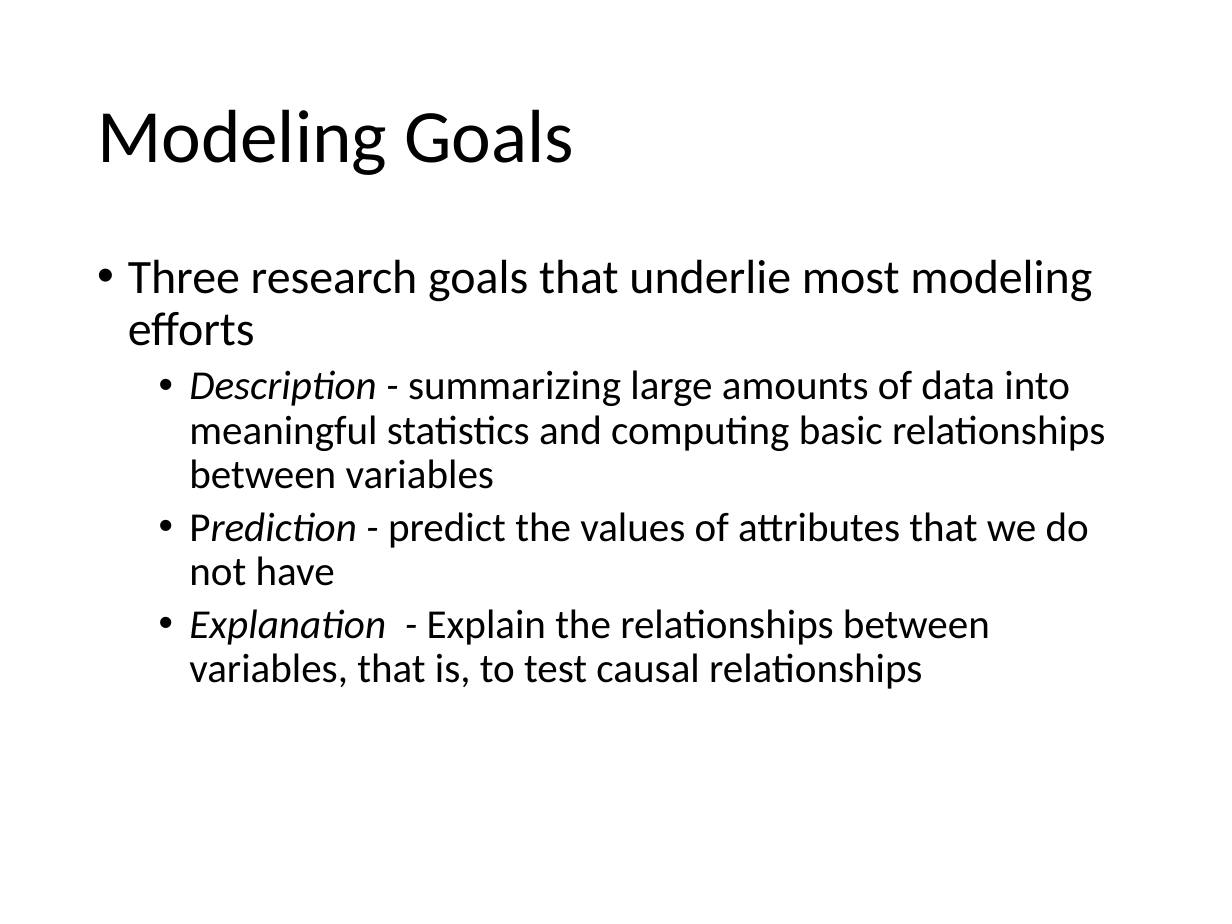
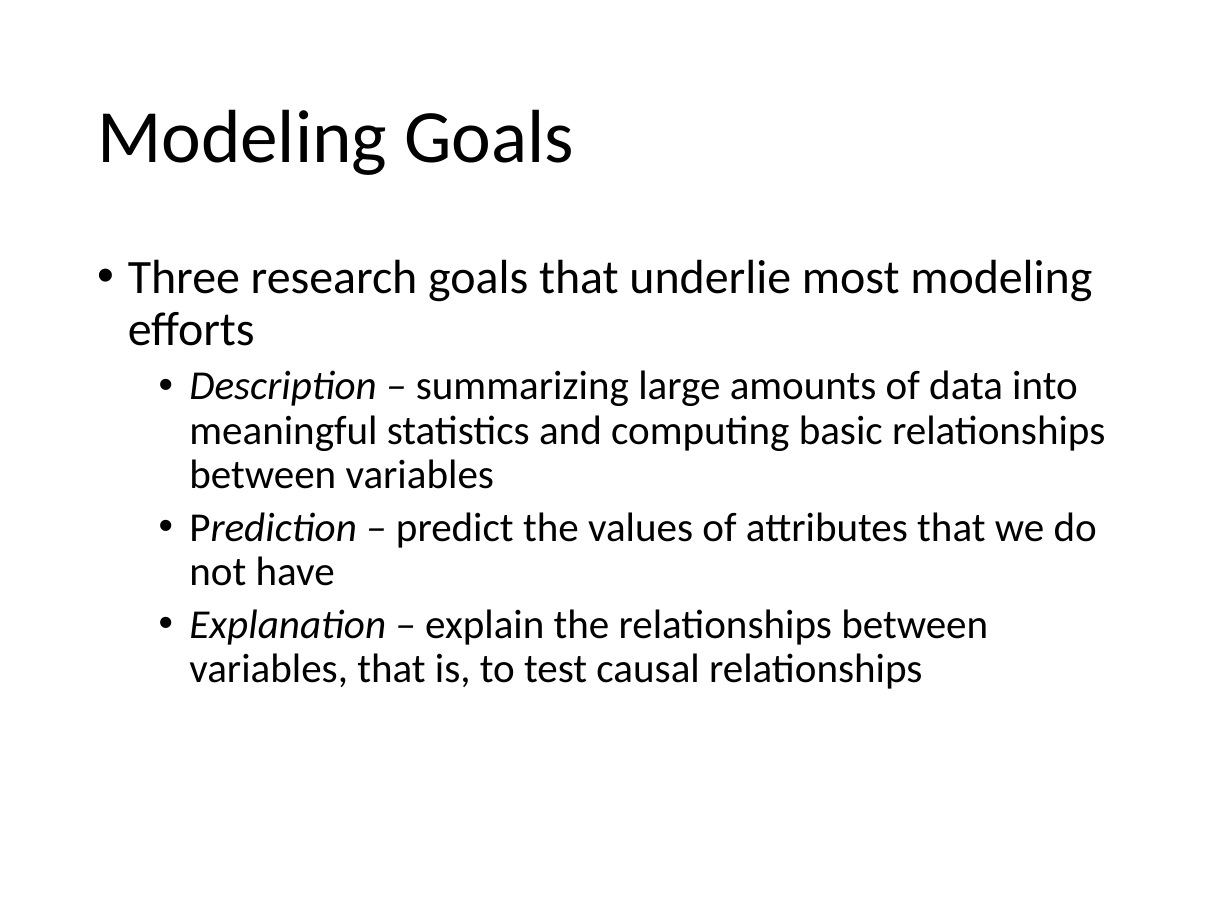
Before and after one commit to alexsingleton/urban_analytics, a slide deck: slide 7 of Slides/11_Lecture.pptx (slide 8 before the commit). Drawn at 1232x924 pixels with LibreOffice and Linux fonts; fonts in the diff are those of the drawing. Boxes give left, top, right and bottom in pixels: in the first picture for what was removed or moved away, otherwise in the second. Text is boxed around its words. In the diff, an @@ line names an element or a change of style, - is before the commit and + after.

```diff
--- a/Slides/11_Lecture.pptx
+++ b/Slides/11_Lecture.pptx
@@ text at [189,370,1105,689]: text changed @@
-  • Description - summarizing large amounts of data into meaningful statistics and computing basic relationships between variables
-  • Prediction - predict the values of attributes that we do not have
-  • Explanation - Explain the relationships between variables, that is, to test causal relationships
+  • Description – summarizing large amounts of data into meaningful statistics and computing basic relationships between variables
+  • Prediction – predict the values of attributes that we do not have
+  • Explanation – explain the relationships between variables, that is, to test causal relationships
```
Also in this commit, not shown: 9 other slides changed, 1 slide removed, 8 other files.
